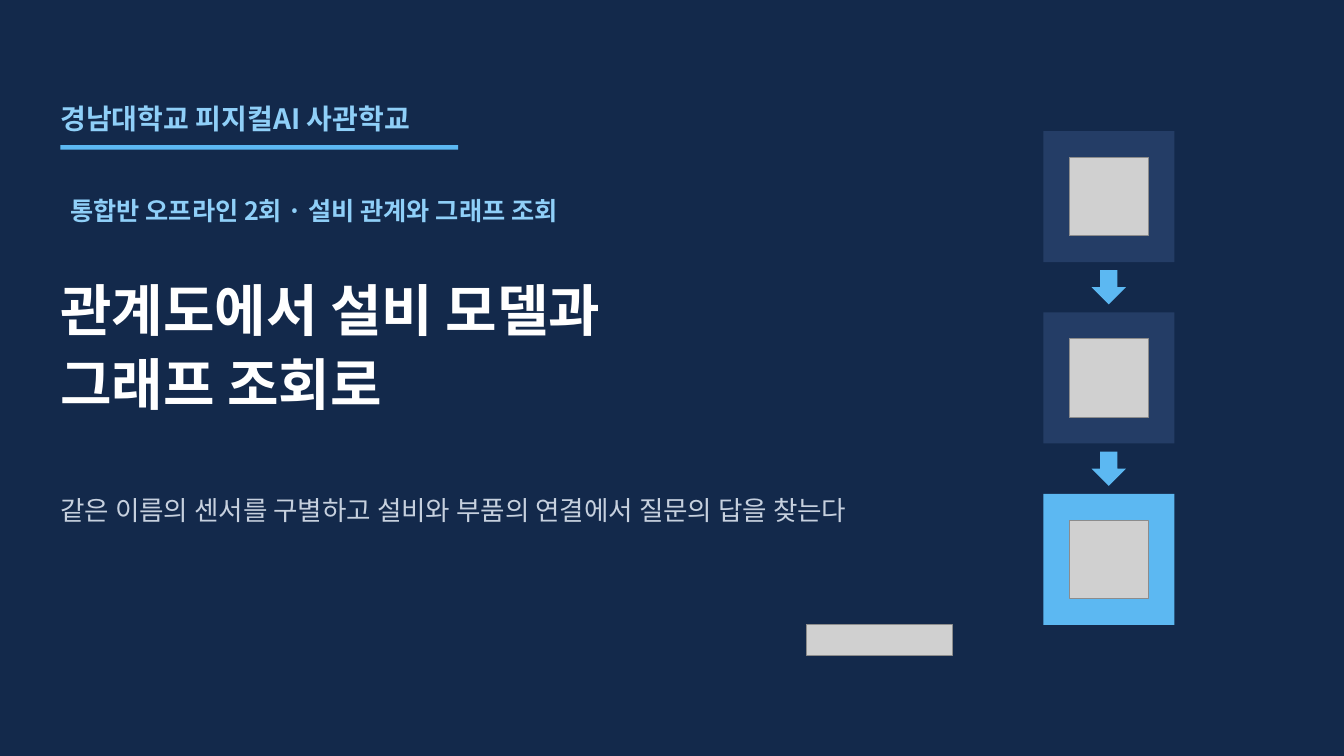
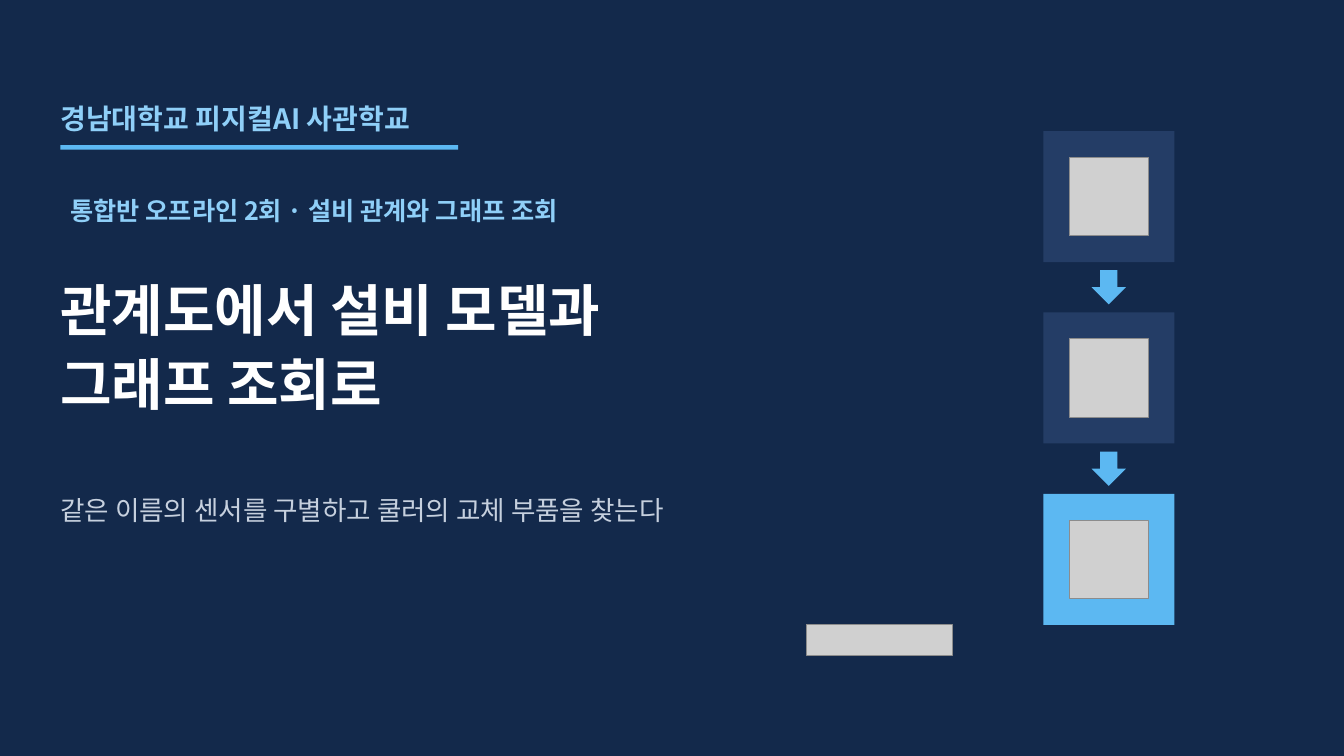
Before and after one commit to uengine-oss/hyd-iot-edu, a slide deck: slide 1 of workspace/강의제작/산출물/통합반/이론_오프라인/02회차/통합반_오프라인_02회차.pptx. Drawn at 1344x756 pixels with LibreOffice and Linux fonts; fonts in the diff are those of the drawing; grey boxes stand for pictures. Boxes give left, top, right and bottom in pixels: in the first picture for what was removed or moved away, otherwise in the second. Text is boxed around its words. In the diff, an @@ line names an element or a change of style, - is before the commit and + after.

```diff
--- a/workspace/강의제작/산출물/통합반/이론_오프라인/02회차/통합반_오프라인_02회차.pptx
+++ b/workspace/강의제작/산출물/통합반/이론_오프라인/02회차/통합반_오프라인_02회차.pptx
@@ text at (x1=60, y1=498, x2=663, y2=522): text changed @@
-같은 이름의 센서를 구별하고 설비와 부품의 연결에서 질문의 답을 찾는다
+같은 이름의 센서를 구별하고 쿨러의 교체 부품을 찾는다
```
Also in this commit, not shown: 5 other slides changed, 9 other files.
